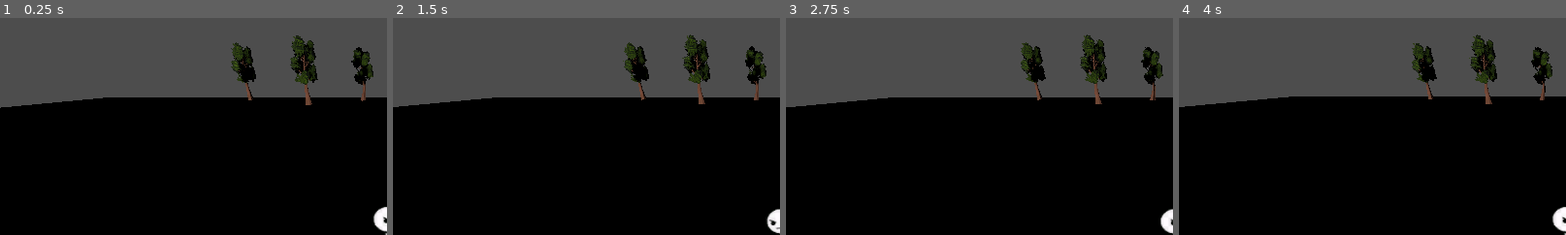
Above: before the commit, frames 1-4 (left to right).
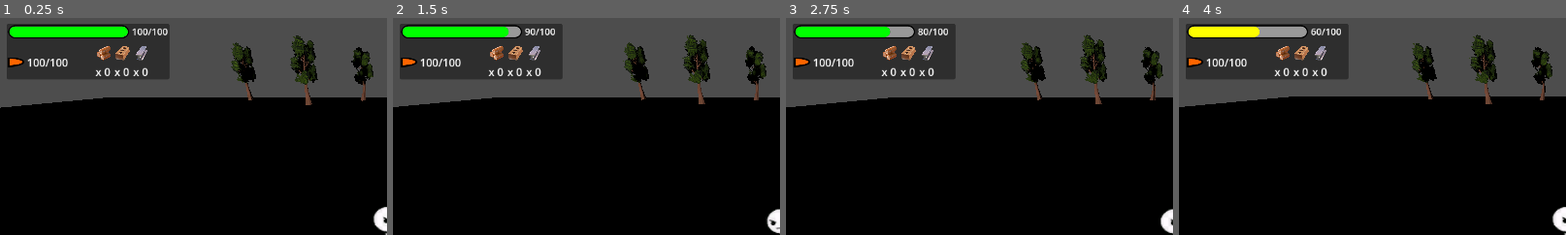
Above: after the commit, the same moments.

Repository: titojuanc/Juego-4-Melgarejo-Messina-Negri
Game: Godot game, scene res://scenes/Debug.tscn
The game is run twice, just before and just after one commit, with the same random seed, the same clock (stepped at 60 frames per second) and the same inputs. This scene is started directly instead of the project's main scene.
Inputs (mouse positions are % of the whole screen's width and height, from its top left):
- Up to frame 1 (0.25 s): no input
- Up to frame 2 (1.5 s): move the mouse to (72, 45) at 0.52 s; hold Right mouse button (click_der) 0.53-1.28 s; move the mouse to (30, 55) at 1.27 s; click (30, 55) at 1.35 s
- Up to frame 3 (2.75 s): move the mouse to (60, 28) at 2.02 s; tap A (la_A) at 2.1 s
- Up to frame 4 (4 s): move the mouse to (45, 70) at 2.77 s; tap D (la_D) at 2.85 s; move the mouse to (80, 65) at 3.52 s; tap S (la_S) at 3.6 s
The pictures show only the part of the screen within x 0-50%, y 0-50%; the shares and areas given below are measured in that part.

The runs differ from the first frame. In frame 1, 10% of the frame differs, in the area x 1-44%, y 2-29%; in frame 2, 10%; in frame 3, 10%; in frame 4, 10%.

Commit message:
HUD, parte hecha

Diff:
--- a/tower-defense/project.godot
+++ b/tower-defense/project.godot
@@ -11,7 +11,7 @@
 [application]
 
 config/name="TowerDefense"
-run/main_scene="uid://debug00000001"
+run/main_scene="uid://bvt0oslje6j5y"
 config/features=PackedStringArray("4.6", "Forward Plus")
 config/icon="res://icon.svg"
 
--- /dev/null
+++ b/tower-defense/scenes/HUD.tscn
@@ -0,0 +1,122 @@
+[gd_scene format=3 uid="uid://ct8ja5lswk6ap"]
+
+[ext_resource type="Script" uid="uid://bmjd7vq4n5rnv" path="res://scripts/hud.gd" id="1_qpvh6"]
+[ext_resource type="Texture2D" uid="uid://fjspa1pm884v" path="res://assets/jugador/Pistol sprites/bullet.png" id="2_fls4u"]
+[ext_resource type="Texture2D" uid="uid://c2eu3ccapyn31" path="res://assets/materiales/Wood_-_Item_-_LEGO_Fortnite.png" id="3_nysna"]
+[ext_resource type="Texture2D" uid="uid://cdeo3quwfx1rm" path="res://assets/materiales/Icon_Stone.png" id="4_f6qnu"]
+[ext_resource type="Texture2D" uid="uid://btoavpoembq70" path="res://assets/materiales/Icon_IBeam.png" id="5_k4w17"]
+
+[sub_resource type="StyleBoxFlat" id="StyleBoxFlat_nysna"]
+border_width_left = 2
+border_width_top = 2
+border_width_right = 2
+border_width_bottom = 2
+border_color = Color(0, 0, 0, 1)
+corner_radius_top_left = 10
+corner_radius_top_right = 10
+corner_radius_bottom_right = 10
+corner_radius_bottom_left = 10
+
+[sub_resource type="StyleBoxFlat" id="StyleBoxFlat_f6qnu"]
+border_width_left = 2
+border_width_top = 2
+border_width_right = 2
+border_width_bottom = 2
+border_color = Color(0.24313726, 0.24313726, 0.24313726, 0)
+corner_radius_top_left = 10
+corner_radius_top_right = 10
+corner_radius_bottom_right = 10
+corner_radius_bottom_left = 10
+
+[node name="Hud" type="CanvasLayer" unique_id=753599168]
+script = ExtResource("1_qpvh6")
+
+[node name="Panel" type="Panel" parent="." unique_id=1107189184]
+offset_left = 10.0
+offset_top = 10.0
+offset_right = 252.0
+offset_bottom = 93.0
+
+[node name="VBoxContainer" type="VBoxContainer" parent="Panel" unique_id=1348224717]
+layout_mode = 0
+offset_left = 2.0
+offset_top = 2.0
+offset_right = 242.0
+offset_bottom = 83.0
+theme_override_constants/separation = 10
+
+[node name="HBoxContainer" type="HBoxContainer" parent="Panel/VBoxContainer" unique_id=115277019]
+layout_mode = 2
+
+[node name="ProgressBar" type="ProgressBar" parent="Panel/VBoxContainer/HBoxContainer" unique_id=528696663]
+custom_minimum_size = Vector2(180, 20)
+layout_mode = 2
+theme_override_styles/background = SubResource("StyleBoxFlat_nysna")
+theme_override_styles/fill = SubResource("StyleBoxFlat_f6qnu")
+step = 1.0
+rounded = true
+show_percentage = false
+
+[node name="Label" type="Label" parent="Panel/VBoxContainer/HBoxContainer" unique_id=474494991]
+layout_mode = 2
+theme_override_font_sizes/font_size = 14
+
+[node name="HBoxContainer2" type="HBoxContainer" parent="Panel/VBoxContainer" unique_id=535679581]
+layout_mode = 2
+theme_override_constants/separation = 40
+
+[node name="HBoxContainer" type="HBoxContainer" parent="Panel/VBoxContainer/HBoxContainer2" unique_id=1817892528]
+layout_mode = 2
+
+[node name="TextureRect" type="TextureRect" parent="Panel/VBoxContainer/HBoxContainer2/HBoxContainer" unique_id=618078360]
+custom_minimum_size = Vector2(24, 24)
+layout_mode = 2
+texture = ExtResource("2_fls4u")
+expand_mode = 1
+stretch_mode = 5
+
+[node name="Label" type="Label" parent="Panel/VBoxContainer/HBoxContainer2/HBoxContainer" unique_id=543370741]
+layout_mode = 2
+
+[node name="GridContainer" type="GridContainer" parent="Panel/VBoxContainer/HBoxContainer2" unique_id=1506334989]
+layout_mode = 2
+columns = 3
+
+[node name="VBoxContainer" type="VBoxContainer" parent="Panel/VBoxContainer/HBoxContainer2/GridContainer" unique_id=340080671]
+layout_mode = 2
+
+[node name="TextureRect" type="TextureRect" parent="Panel/VBoxContainer/HBoxContainer2/GridContainer/VBoxContainer" unique_id=128261109]
+custom_minimum_size = Vector2(24, 24)
+layout_mode = 2
+texture = ExtResource("3_nysna")
+expand_mode = 1
+stretch_mode = 5
+
+[node name="LabelMadera" type="Label" parent="Panel/VBoxContainer/HBoxContainer2/GridContainer/VBoxContainer" unique_id=1056015664]
+layout_mode = 2
+
+[node name="VBoxContainer2" type="VBoxContainer" parent="Panel/VBoxContainer/HBoxContainer2/GridContainer" unique_id=1261480662]
+layout_mode = 2
+
+[node name="TextureRect2" type="TextureRect" parent="Panel/VBoxContainer/HBoxContainer2/GridContainer/VBoxContainer2" unique_id=2098048645]
+custom_minimum_size = Vector2(24, 24)
+layout_mode = 2
+texture = ExtResource("4_f6qnu")
+expand_mode = 1
+stretch_mode = 5
+
+[node name="LabelPiedra" type="Label" parent="Panel/VBoxContainer/HBoxContainer2/GridContainer/VBoxContainer2" unique_id=97093591]
+layout_mode = 2
+
+[node name="VBoxContainer3" type="VBoxContainer" parent="Panel/VBoxContainer/HBoxContainer2/GridContainer" unique_id=1323529978]
+layout_mode = 2
+
+[node name="TextureRect3" type="TextureRect" parent="Panel/VBoxContainer/HBoxContainer2/GridContainer/VBoxContainer3" unique_id=281177045]
+custom_minimum_size = Vector2(24, 24)
+layout_mode = 2
+texture = ExtResource("5_k4w17")
+expand_mode = 1
+stretch_mode = 5
+
+[node name="LabelMetal" type="Label" parent="Panel/VBoxContainer/HBoxContainer2/GridContainer/VBoxContainer3" unique_id=2054985234]
+layout_mode = 2
--- a/tower-defense/scenes/Jugador.tscn
+++ b/tower-defense/scenes/Jugador.tscn
@@ -127,6 +127,7 @@
 [ext_resource type="Texture2D" uid="uid://dphqa3hfuya8t" path="res://assets/jugador/Sword sprites/Walk/sword_walk_0014.png" id="123_63ucn"]
 [ext_resource type="Texture2D" uid="uid://mvn6br8binhh" path="res://assets/jugador/Sword sprites/Walk/sword_walk_0015.png" id="124_wauc0"]
 [ext_resource type="Texture2D" uid="uid://cc6o6jt58j12o" path="res://assets/jugador/Sword sprites/Walk/sword_walk_0016.png" id="125_kw8op"]
+[ext_resource type="PackedScene" uid="uid://ct8ja5lswk6ap" path="res://scenes/HUD.tscn" id="128_u74oq"]
 
 [sub_resource type="Animation" id="Animation_ktms0"]
 resource_name = "Pistol-Shoot"
@@ -843,6 +844,8 @@
 mesh = SubResource("BoxMesh_u74oq")
 surface_material_override/0 = SubResource("StandardMaterial3D_qo7ab")
 
+[node name="Hud" parent="." unique_id=753599168 instance=ExtResource("128_u74oq")]
+
 [connection signal="animation_finished" from="AnimationPlayer" to="." method="_on_animation_player_animation_finished"]
 [connection signal="body_entered" from="AttackArea" to="." method="_on_attack_area_body_entered"]
 [connection signal="body_exited" from="AttackArea" to="." method="_on_attack_area_body_exited"]
--- /dev/null
+++ b/tower-defense/scripts/hud.gd
@@ -0,0 +1,37 @@
+extends CanvasLayer
+
+@onready var barra_vida = $Panel/VBoxContainer/HBoxContainer/ProgressBar
+@onready var label_vida = $Panel/VBoxContainer/HBoxContainer/Label
+@onready var label_balas = $Panel/VBoxContainer/HBoxContainer2/HBoxContainer/Label
+@onready var label_madera = $Panel/VBoxContainer/HBoxContainer2/GridContainer/VBoxContainer/LabelMadera
+@onready var label_piedra = $Panel/VBoxContainer/HBoxContainer2/GridContainer/VBoxContainer2/LabelPiedra
+@onready var label_metal = $Panel/VBoxContainer/HBoxContainer2/GridContainer/VBoxContainer3/LabelMetal
+@onready var stylebox_fill: StyleBoxFlat = barra_vida.get_theme_stylebox("fill")
+
+var jugador
+
+func _ready():
+	jugador = get_tree().get_first_node_in_group("Jugador")
+	barra_vida.max_value = jugador.vida_max
+
+func _physics_process(delta: float) -> void:
+	if jugador == null:
+		return
+
+	barra_vida.value = jugador.vida
+	label_vida.text = str(jugador.vida) + "/" + str(jugador.vida_max)
+	actualizar_color_vida()
+	label_balas.text = str(jugador.balas) + "/" + str(jugador.balas_max)
+	label_madera.text = "x " + str(jugador.madera)
+	label_piedra.text = "x " + str(jugador.piedra)
+	label_metal.text = "x " + str(jugador.metal)
+
+func actualizar_color_vida():
+	var porcentaje = float(jugador.vida) / float(jugador.vida_max)
+
+	if porcentaje > 0.66:
+		stylebox_fill.bg_color = Color.GREEN
+	elif porcentaje > 0.33:
+		stylebox_fill.bg_color = Color.YELLOW
+	else:
+		stylebox_fill.bg_color = Color.RED
--- a/tower-defense/scripts/jugador.gd
+++ b/tower-defense/scripts/jugador.gd
@@ -9,8 +9,11 @@
 @export var bala_scene: PackedScene
 
 @export var speed: float = 10
-@export var vida: int = 100
+@export var vida_max: int = 100
+var vida: int
 @export var danio: int = 30
+var balas: int
+@export var balas_max: int = 100
 
 enum Modo {ESPADA, PISTOLA}
 const GRAVEDAD = 9.8
@@ -24,6 +27,9 @@
 var mat_linea: StandardMaterial3D
 var enemigo_en_linea = false
 var cooldown_disparo = false
+var madera: int = 0
+var piedra: int = 0
+var metal: int = 0
 
 #Animaciones del personaje normal
 func anim_normal_idle():
@@ -69,6 +75,8 @@
 
 func _ready() -> void:
 	mat_linea = linea_mesh.get_surface_override_material(0)
+	vida = vida_max
+	balas = balas_max
 	print("material: ", mat_linea)
 
 func _physics_process(delta: float) -> void:
Binary file added: tower-defense/assets/materiales/Icon_IBeam.png
Not shown, added: tower-defense/assets/materiales/Icon_IBeam.png.import
Binary file added: tower-defense/assets/materiales/Icon_Stone.png
Not shown, added: tower-defense/assets/materiales/Icon_Stone.png.import
Binary file added: tower-defense/assets/materiales/Wood_-_Item_-_LEGO_Fortnite.png
Not shown, added: tower-defense/assets/materiales/Wood_-_Item_-_LEGO_Fortnite.png.import
Not shown, added: tower-defense/scripts/hud.gd.uid
